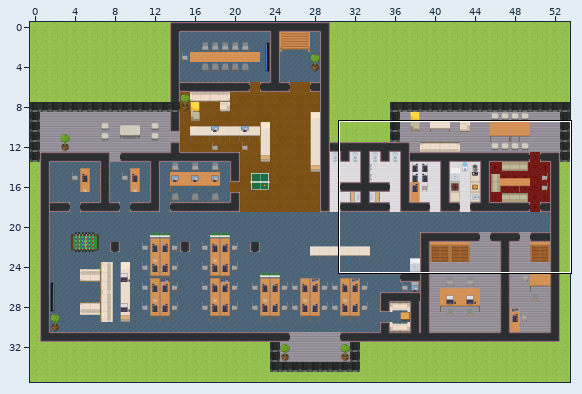
Two states of a Tiled map (JSON), elunic-office.tmj. Above: a wide view before the commit, with the close-up outlined.
Close-up. As it was:
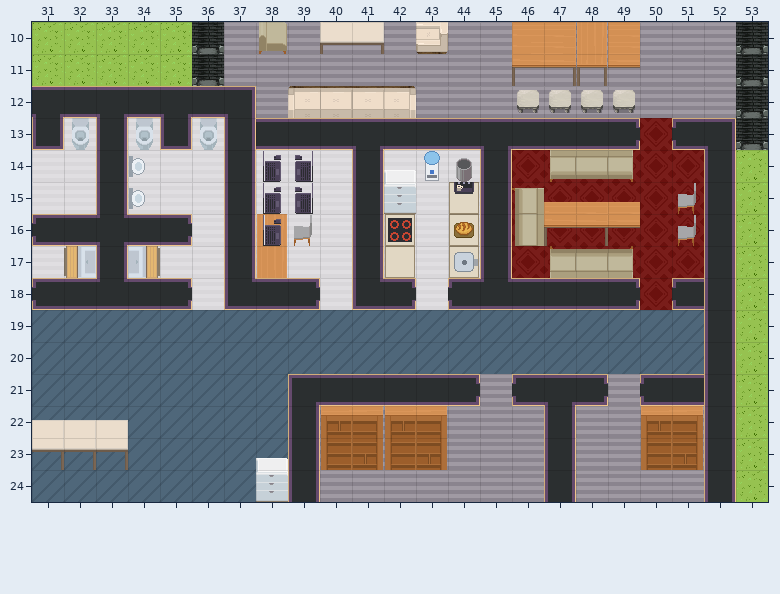
Cells are 32x32 px. Shown: x 31..53, y 10..24.
The same view after the edit:
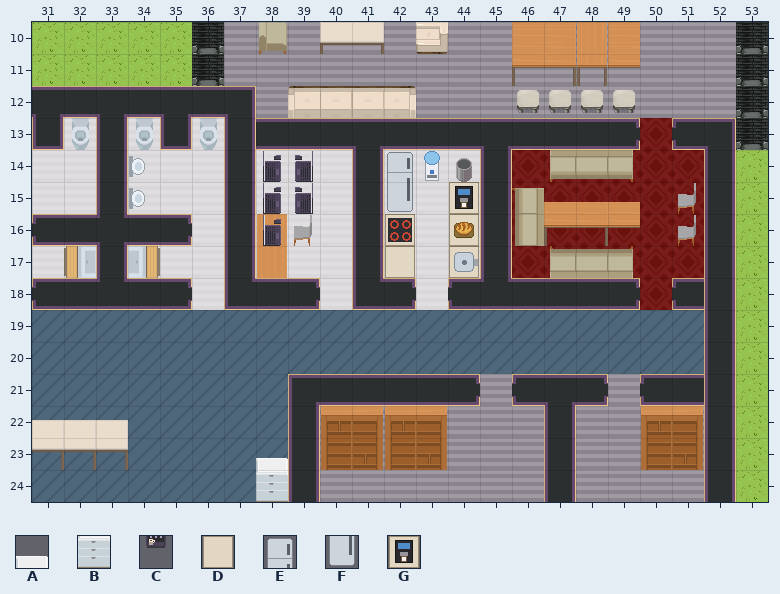
Key: from "WA_Miscellaneous": A 27, B 37, C 56; from "elunic_custom": D 28, E 29, F 37, G 39.
_ is an empty cell.
The edit:
Layer "furniture/furniture1":
Tile A gives way to tile E in row 14 at x 42.
Tile B gives way to tile F in row 15 at x 42.
Tile D gives way to tile G in row 15 at x 44.
Layer "furniture/furniture2":
Tile C is gone in row 15 at x 44.
Boxes around the changes in both close-ups, in picture pixels (x1, y1, x2, y2):
changed: (384, 152, 416, 214)
changed: (454, 182, 474, 209)
